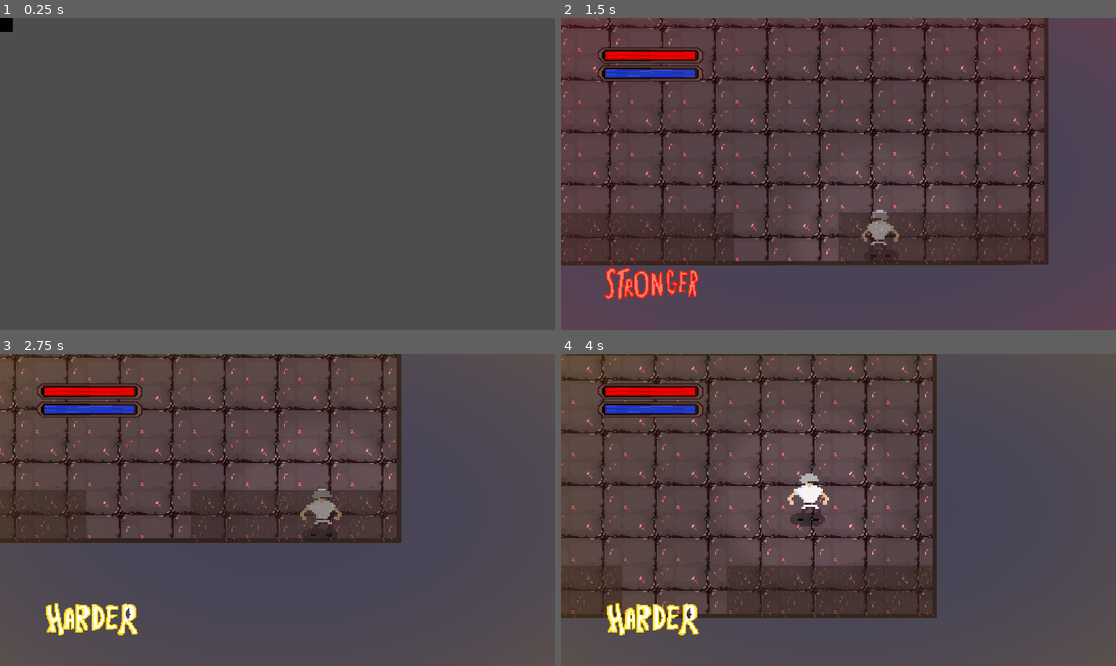
Above: before the commit, frames 1-4 (two rows, left to right).
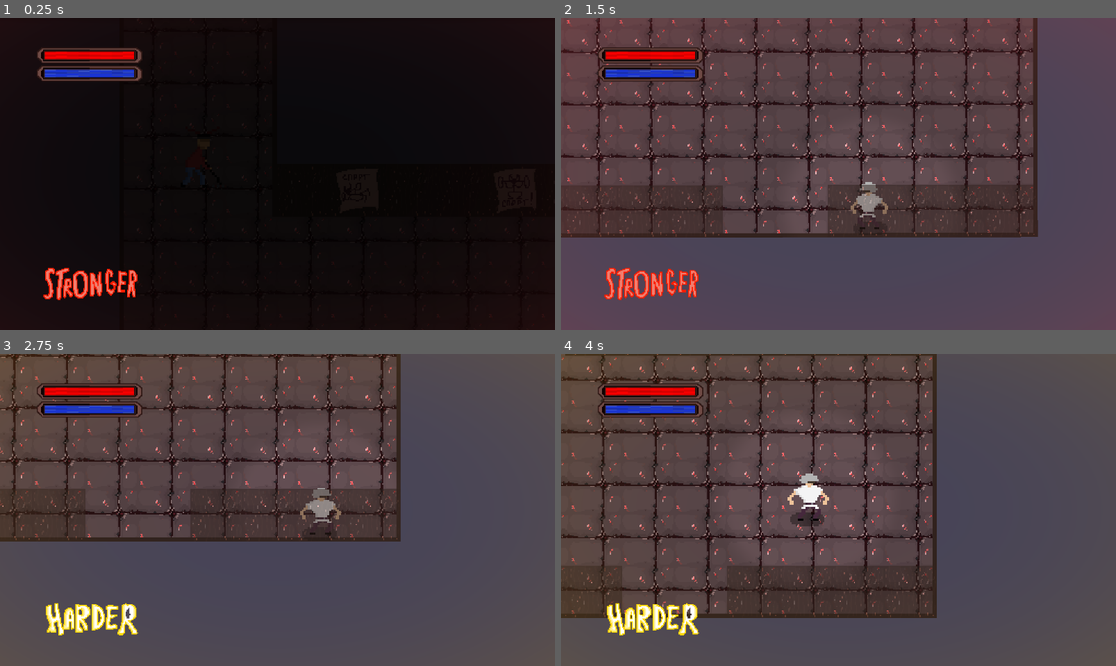
Above: after the commit, the same moments.

Repository: tonyrayf/9-GYMS-OF-INFERNO
Game: Godot game, scene res://scenes/levels/Level1.tscn
The game is run twice, just before and just after one commit, with the same random seed, the same clock (stepped at 60 frames per second) and the same inputs. Before the commit the project starts from res://scenes/levels/Intro.tscn. Video files are missing from this copy of the repository; at most half a second of black plays in their place.
Inputs (mouse positions are in pixels of both pictures, inside the frame that each line leads up to):
- Up to frame 1 (0.25 s): no input
- Up to frame 2 (1.5 s): move the mouse to (960, 158) at 0.52 s; hold D (move_right) 0.53-1.28 s; tap Space (attack_kick) at 0.6 s; move the mouse to (727, 189) at 1.27 s; hold S (move_down) from 1.28 s (still down); click (727, 189) at 1.35 s
- Up to frame 3 (2.75 s): move the mouse to (333, 441) at 2.02 s; release S (move_down) at 2.03 s; hold D (move_right) from 2.03 s (still down); tap F (mode_switch) at 2.1 s
- Up to frame 4 (4 s): move the mouse to (810, 572) at 2.77 s; release D (move_right) at 2.78 s; hold W (move_up) 2.78-3.53 s; tap Space (attack_kick) at 2.85 s; move the mouse to (1005, 556) at 3.52 s; press the mouse at (1005, 556) at 3.53 s; hold A (move_left) from 3.53 s (still down)

The runs differ from the first frame. In frame 1, 100% of the frame differs, in the area x 0-100%, y 0-100%; in frame 2, 22%; in frame 3, 4.5%; in frame 4, 0.3%.

Commit message:
added red flash

Diff:
--- a/project.godot
+++ b/project.godot
@@ -11,7 +11,7 @@
 [application]
 
 config/name="9 GYMS OF INFERNO"
-run/main_scene="uid://bnhokwpc3xg5d"
+run/main_scene="uid://diqiuvdjsxxnw"
 config/features=PackedStringArray("4.6", "Forward Plus")
 config/icon="res://icon.svg"
 
--- a/scenes/enemy/boss_enemy.tscn
+++ b/scenes/enemy/boss_enemy.tscn
@@ -52,8 +52,13 @@
 collision_layer = 2
 collision_mask = 4
 script = ExtResource("1_jp577")
+patrol_speed = null
 attack_speed = 100.0
+waiting_speed = null
+max_speed = null
+acceleration = null
 max_health = 1000.0
+damage = null
 attack_cooldown = 0.1
 attack_range = 250.0
 
--- a/scenes/enemy/enemy.tscn
+++ b/scenes/enemy/enemy.tscn
@@ -5,6 +5,7 @@
 [ext_resource type="Script" uid="uid://ufyufsglq1sm" path="res://scripts/sprite_script.gd" id="3_dq3v8"]
 [ext_resource type="PackedScene" uid="uid://b7xogisgrj488" path="res://nodes/state_machine_node.tscn" id="3_lv24u"]
 [ext_resource type="PackedScene" uid="uid://ddslmwbpca3pq" path="res://nodes/patrol_node.tscn" id="4_dq3v8"]
+[ext_resource type="Texture2D" uid="uid://djm7oui3ss80" path="res://assets/sprites/shadow.png" id="4_peoo5"]
 [ext_resource type="PackedScene" uid="uid://dfbaai843j3aq" path="res://nodes/attack_node.tscn" id="6_o4ugq"]
 [ext_resource type="PackedScene" uid="uid://bhhd2awumwmfl" path="res://nodes/death_node.tscn" id="8_82oub"]
 [ext_resource type="PackedScene" uid="uid://dxnly5cq2feps" path="res://scenes/detect_hitbox.tscn" id="9_fa78f"]
@@ -23,6 +24,12 @@
 scale = Vector2(7, 7)
 texture = ExtResource("2_4efjx")
 script = ExtResource("3_dq3v8")
+
+[node name="SpriteHitMarker" type="Sprite2D" parent="." unique_id=518037983]
+visible = false
+modulate = Color(1, 1, 1, 0.3137255)
+scale = Vector2(8, 8)
+texture = ExtResource("4_peoo5")
 
 [node name="CollisionShape2D" type="CollisionShape2D" parent="." unique_id=251935809]
 shape = SubResource("CircleShape2D_g2els")
--- a/scenes/enemy/runner_enemy.tscn
+++ b/scenes/enemy/runner_enemy.tscn
@@ -3,6 +3,7 @@
 [ext_resource type="Script" uid="uid://braj51qvjpv05" path="res://scripts/enemy/enemy_script.gd" id="1_q3o4c"]
 [ext_resource type="Texture2D" uid="uid://xctnxp44d5t5" path="res://assets/sprites/fastenemy.png" id="2_3kxfm"]
 [ext_resource type="Script" uid="uid://ufyufsglq1sm" path="res://scripts/sprite_script.gd" id="3_qpb7b"]
+[ext_resource type="Texture2D" uid="uid://djm7oui3ss80" path="res://assets/sprites/shadow.png" id="4_00d2t"]
 [ext_resource type="PackedScene" uid="uid://c0s7ucidtkxvh" path="res://nodes/runner_state_machine_node.tscn" id="4_3kxfm"]
 [ext_resource type="PackedScene" uid="uid://bhhd2awumwmfl" path="res://nodes/death_node.tscn" id="5_x3ob2"]
 [ext_resource type="PackedScene" uid="uid://ddslmwbpca3pq" path="res://nodes/patrol_node.tscn" id="6_kuw3e"]
@@ -28,6 +29,12 @@
 scale = Vector2(7, 11.11)
 texture = ExtResource("2_3kxfm")
 script = ExtResource("3_qpb7b")
+
+[node name="SpriteHitMarker" type="Sprite2D" parent="." unique_id=169553515]
+visible = false
+modulate = Color(1, 1, 1, 0.3137255)
+scale = Vector2(8, 8)
+texture = ExtResource("4_00d2t")
 
 [node name="CollisionShape2D" type="CollisionShape2D" parent="." unique_id=1651581231]
 shape = SubResource("CircleShape2D_00d2t")
--- a/scenes/enemy/tank_enemy.tscn
+++ b/scenes/enemy/tank_enemy.tscn
@@ -3,7 +3,8 @@
 [ext_resource type="Script" uid="uid://braj51qvjpv05" path="res://scripts/enemy/enemy_script.gd" id="1_dwaox"]
 [ext_resource type="Texture2D" uid="uid://b3blf4mdppsdw" path="res://assets/sprites/tank.png" id="2_dwaox"]
 [ext_resource type="Script" uid="uid://ufyufsglq1sm" path="res://scripts/sprite_script.gd" id="3_230tf"]
-[ext_resource type="PackedScene" path="res://nodes/state_machine_node.tscn" id="4_0hxl5"]
+[ext_resource type="PackedScene" uid="uid://b7xogisgrj488" path="res://nodes/state_machine_node.tscn" id="4_0hxl5"]
+[ext_resource type="Texture2D" uid="uid://djm7oui3ss80" path="res://assets/sprites/shadow.png" id="4_230tf"]
 [ext_resource type="PackedScene" uid="uid://ddslmwbpca3pq" path="res://nodes/patrol_node.tscn" id="5_80p5t"]
 [ext_resource type="PackedScene" uid="uid://dfbaai843j3aq" path="res://nodes/attack_node.tscn" id="6_gyjrr"]
 [ext_resource type="PackedScene" uid="uid://bhhd2awumwmfl" path="res://nodes/death_node.tscn" id="7_xww5x"]
@@ -28,6 +29,12 @@
 scale = Vector2(7, 7)
 texture = ExtResource("2_dwaox")
 script = ExtResource("3_230tf")
+
+[node name="SpriteHitMarker" type="Sprite2D" parent="." unique_id=873511649]
+visible = false
+modulate = Color(1, 1, 1, 0.3137255)
+scale = Vector2(8, 8)
+texture = ExtResource("4_230tf")
 
 [node name="CollisionShape2D" type="CollisionShape2D" parent="." unique_id=251935809]
 shape = SubResource("CircleShape2D_g2els")
--- a/scripts/enemy/enemy_script.gd
+++ b/scripts/enemy/enemy_script.gd
@@ -20,14 +20,17 @@
 var look_vector
 var move_direction
 var personal_space
+var my_sprite
 
 func _ready() -> void:
 	initial_position = global_position
 	max_health = health
+	my_sprite = get_node("Sprite2D")
 
 func deal_damage(damage: float) -> void:
 	print(health," NOW")
 	health -= damage
+	my_sprite.simple_flash()
 
 
 func _process(delta: float) -> void:
--- a/scripts/sprite_script.gd
+++ b/scripts/sprite_script.gd
@@ -12,3 +12,13 @@
 		var target_dir = sign(itself.look_vector.x)
 		if target_dir != 0:
 			scale.x = lerp(scale.x, original_scale_x * target_dir, 0.2)
+
+func simple_flash():
+	# Обращаемся напрямую к свойству modulate текущего узла
+	modulate = Color.RED
+
+	# Ждем 0.5 секунды
+	await get_tree().create_timer(0.5).timeout
+
+	# Возвращаем исходный цвет (белый в Godot означает "без фильтра")
+	modulate = Color.WHITE
